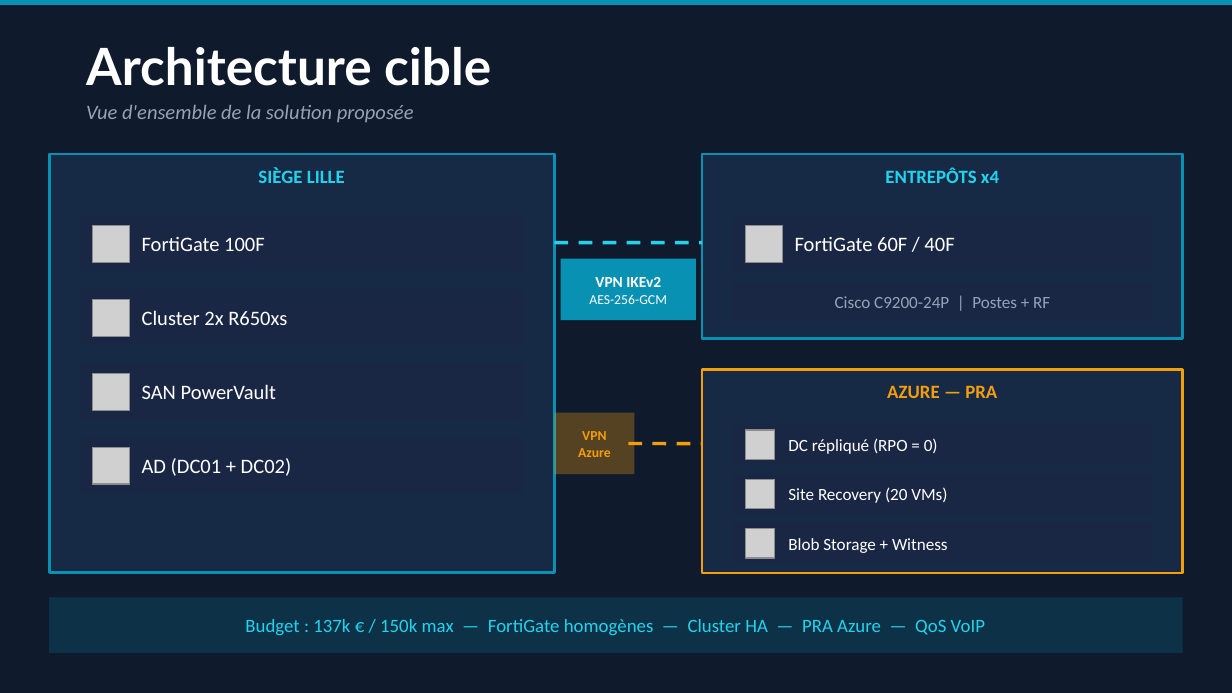
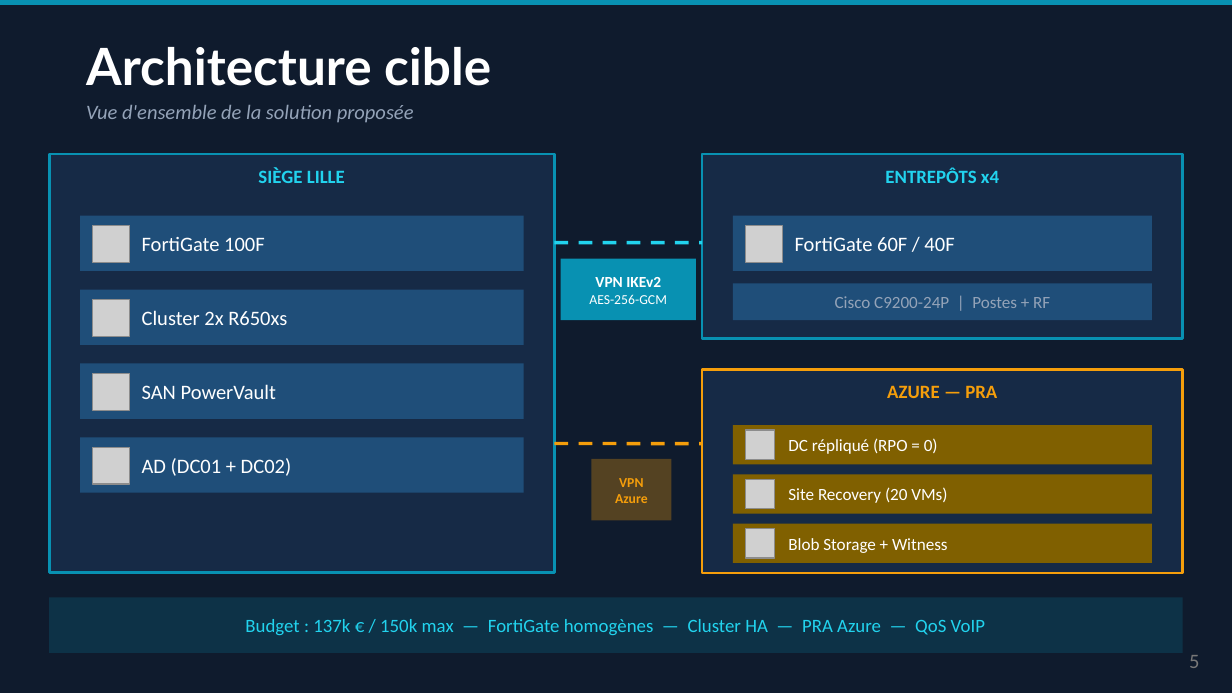
Before and after one commit to AnythingLegalConsidered/MSPR-NordTransit, a slide deck: slide 5 of docs/05-soutenance/MSPR_NordTransit_Presentation.pptx. Drawn at 1232x693 pixels with LibreOffice and Linux fonts; fonts in the diff are those of the drawing; grey boxes stand for pictures. Boxes give left, top, right and bottom in pixels: in the first picture for what was removed or moved away, otherwise in the second. Text is boxed around its words. In the diff, an @@ line names an element or a change of style, - is before the commit and + after.

```diff
--- a/docs/05-soutenance/MSPR_NordTransit_Presentation.pptx
+++ b/docs/05-soutenance/MSPR_NordTransit_Presentation.pptx
@@ fill #1A2744 to #1F4E79 in 6 elements at bbox=[80, 216, 524, 271], bbox=[80, 290, 524, 345], bbox=[80, 363, 524, 419], bbox=[80, 437, 524, 493], bbox=[733, 216, 1152, 271], bbox=[733, 283, 1152, 320] @@
@@ line moved from (628, 444) - (702, 444) to (554, 444) - (702, 444) @@
@@ text "VPN": place and size @@
-text "VPN" at bbox=[578, 431, 611, 457]
+text "VPN" at bbox=[615, 478, 648, 503]
@@ rectangle: place and size @@
-rectangle at bbox=[554, 413, 634, 474]
+rectangle at bbox=[591, 458, 671, 520]
@@ fill #1A2744 to #806000 in 3 elements at bbox=[733, 425, 1152, 464], bbox=[733, 474, 1152, 514], bbox=[733, 524, 1152, 563] @@
@@ page number added at bbox=[1189, 655, 1199, 668], 12 pt, text #797979 @@
+5
```
Also in this commit, not shown: 11 other slides changed, 16 other files.
